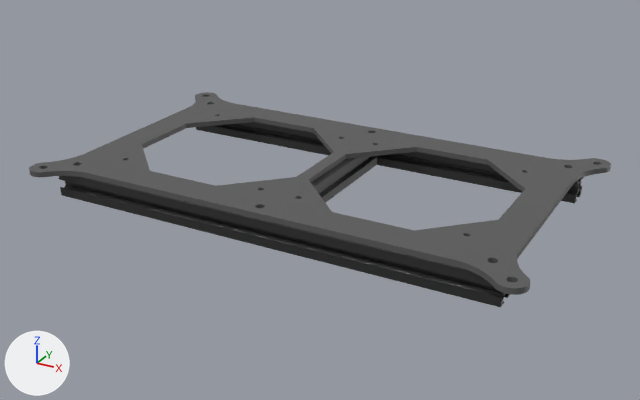
Renders of the COLLADA model phantomx_pincher_description/phantomx_pincher/meshes/visual/task_board.dae from each side of a commit.
Rendered twice from a 50 mm camera at (0.294, -0.536, 0.264) aimed at (0.002, -0.006, -0.001). Every picture has the same lights, and +X, +Y and +Z are marked at lower left.

In view in the first picture: 'board_plate', 'border_aluminum_profile_y', 'border_aluminum_profile_y_mirror', 'cross_aluminum_inline_profile_x'.
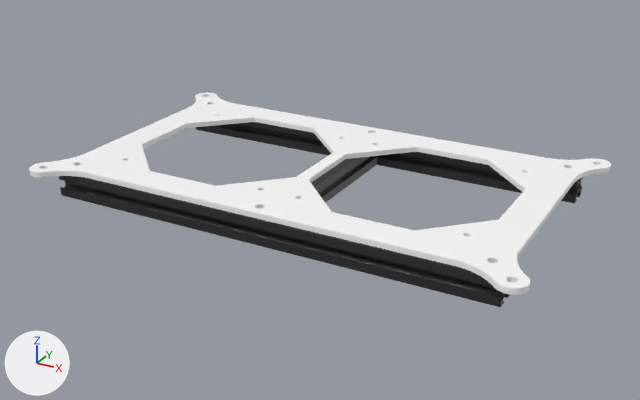
The change in detail:
Material 'white_plastic' (mat_white_plastic) is new.
Its base color is (0.98, 0.98, 0.98) (white #fdfdfd).
me_board_plate_geometry has 1900 vertices, 3876 faces and spans x -0.187..0.187, y -0.112..0.112, z 0.02..0.024.
me_board_plate_geometry no longer uses material mat_black_plastic (dark grey #595959).
me_board_plate_geometry now uses material mat_white_plastic (white #fdfdfd).

Location of each change, (x1, y1, x2, y2) in pixels of the pictures (640 x 400 px):
'board_plate', recoloured (grey to white): (29, 92, 611, 295) in both
